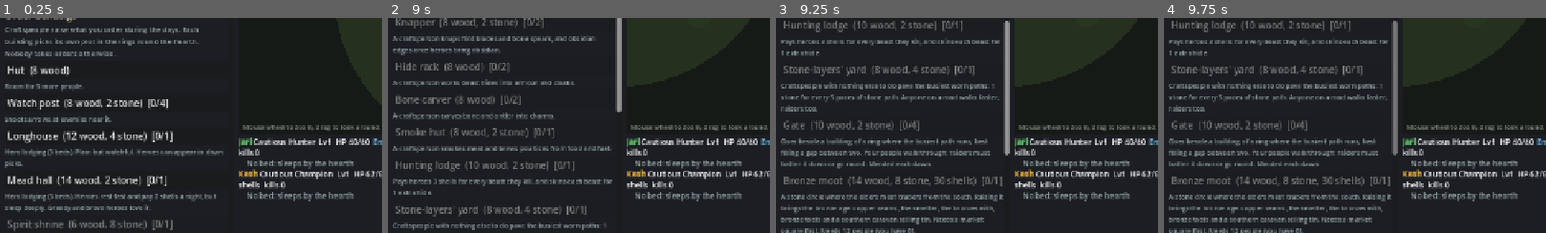
Above: before the commit, frames 1-4 (left to right).
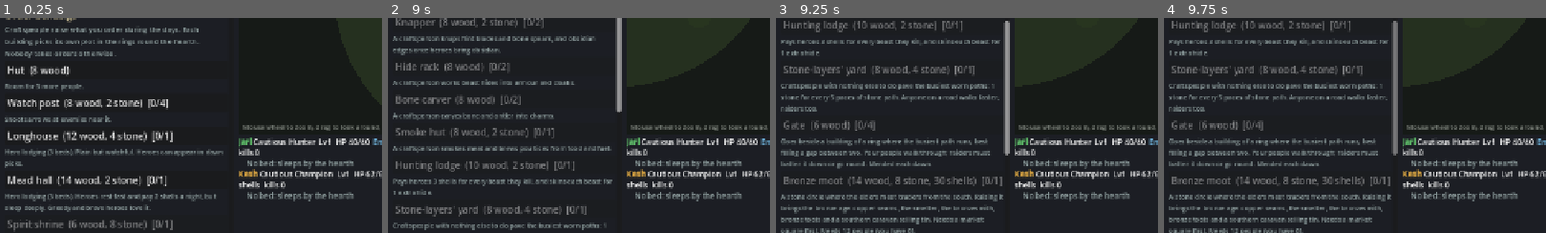
Above: after the commit, the same moments.

Repository: carltonbonks/YourEarthKeepsTurning-CityBuilder
Game: Godot game, scene res://game/main.tscn
Two runs of this game, one before a commit and one after it. Both use one fixed random seed, a clock stepped at 60 frames per second and the inputs below.
Inputs (mouse positions are % of the whole screen's width and height, from its top left):
- Up to frame 1 (0.25 s): no input
- Up to frame 2 (9 s): click "Hut (8 wood)" at 0.5 s; tap Enter at 1.25, 4.25, 5.75 s; drag from (65, 39) to (60, 28) at 1.27 s; drag from (30, 55) to (45, 70) at 2.02 s; click "Drying rack (5 wood) [0/2]" at 2.75 s; tap Space at 3.5, 5, 6.5 s; move the mouse to (60, 28) at 3.52 s; click (60, 28) at 3.67 s; drag from (45, 70) to (20, 35) at 4.27 s; move the mouse to (80, 65) at 5.02 s; click (80, 65) at 5.17 s; drag from (20, 35) to (35, 25) at 5.77 s; move the mouse to (55, 50) at 6.52 s; click (55, 50) at 6.67 s; drag from (35, 25) to (30, 55) at 7.27 s; move the mouse to (72, 45) at 8.02 s; click (72, 45) at 8.17 s; drag from (30, 55) to (45, 70) at 8.77 s
- Up to frame 3 (9.25 s): no input
- Up to frame 4 (9.75 s): move the mouse to (60, 28) at 9.52 s; click (60, 28) at 9.67 s
The pictures show only the part of the screen within x 0-50%, y 45-95%; the shares and areas given below are measured in that part.

Frames 1-2 are identical in both runs. In frame 3, 0.5% of the frame differs, in the area x 10-38%, y 47-53%; in frame 4, 0.5%.

Commit message:
Gates cost 6 wood; bot orders two from round 3
Co-Authored-By: Claude Opus 5.5 (1M context) <noreply@anthropic.com>
Claude-Session: https://claude.ai/code/session_01TSuBbEQkYHpuAmFApqT6H9

Diff:
--- a/data/buildings.json
+++ b/data/buildings.json
@@ -20,7 +20,7 @@
 	"smoke_hut": {"name": "Smoke hut", "text": "A craftsperson smokes meat and brews poultices from food and fuel.", "near": "market", "cost": {"wood": 8, "stone": 2}, "work": 25, "max": 1, "color": "#7a6050", "workshop": {"slots": 1}},
 	"hunting_lodge": {"name": "Hunting lodge", "text": "Pays heroes 3 shells for every beast they kill, and skins each bea …(193 unchanged characters)…
 	"stone_yard": {"name": "Stone-layers' yard", "text": "Craftspeople with nothing else to do pave the busiest worn paths …(196 unchanged characters)…
-	"gate": {"name": "Gate", "text": "Goes beside a building of …(149 unchanged characters)… awn.", "near": "gate", "cost": {"wood": 10, "stone": 2}, "work": 15, "max": 4, "gate_hp": 60, "color": "#9a6a38"},
+	"gate": {"name": "Gate", "text": "Goes beside a building of …(149 unchanged characters)… awn.", "near": "gate", "cost": {"wood": 6}, "work": 15, "max": 4, "gate_hp": 60, "color": "#9a6a38"},
 	"bronze_moot": {"name": "Bronze moot", "text": "A stone circle where the elders meet traders from the south. Raising i …(271 unchanged characters)…
 	"smelter": {"name": "Smelter", "text": "A craftsperson smelts cassiterite into tin, then copper and tin into bronze in …(203 unchanged characters)…
 	"bronzesmith": {"name": "Bronzesmith", "text": "A craftsperson casts bronze swords, axes, scale armour and torcs for the stalls.", "age": "bronze", "near": "market", "cost": {"wood": 8, "stone": 4}, "work": 30, "max": 1, "color": "#d09050", "workshop": {"slots": 1}}
--- a/sim/autoplayer.gd
+++ b/sim/autoplayer.gd
@@ -15,9 +15,10 @@
 ## "balanced" and "heroes" also open the arms and hide chains (market, knapper, hide rack, two stalls) from round 3,
 ## since the market is now the only place heroes can buy gear.
 var style := "balanced"
-## Gates: how many it orders at most (one a round, when a gap is free) and from which round.
+## Gates: how many it orders at most (after everything else, when a plot fits) and from which round.
+## Two from round 3 was worth about 2 points; free gates about 11, so the cost is what holds them back.
 ## balance_run.gd sets these with gates= and gate_round=.
-var gates := 0
+var gates := 2
 var gate_round := 3
 
 
--- a/tests/test_gate.gd
+++ b/tests/test_gate.gd
@@ -33,6 +33,15 @@
 		town._set_plot_solid(n, true)
 
 
+## Takes the seeded boulders and oaks away.
+func _clear(run: RunState) -> void:
+	var town := run.world.town
+	for n in town.plots.size():
+		if town.plots[n]["obstacle"] != "":
+			town.plots[n]["obstacle"] = ""
+			town._set_plot_solid(n, false)
+
+
 ## Many feet across plot k, so the gap there is the busiest.
 func _tread(run: RunState, k: int) -> void:
 	for i in run.world.town.plots[k]["cells"]:
@@ -62,11 +71,7 @@
 	var run := _run()
 	var k := _west_plot(run)
 	var town := run.world.town
-	# Clear the seeded boulders out of the way.
-	for n in town.plots.size():
-		if town.plots[n]["obstacle"] != "":
-			town.plots[n]["obstacle"] = ""
-			town._set_plot_solid(n, false)
+	_clear(run)
 	check_eq(town.choose_plot("gate"), -1, "nothing built, nowhere for a gate")
 	check(not run.can_build("gate"), "so it can't be ordered")
 	var side: int = town.ring_neighbours(k)[0]
@@ -78,6 +83,7 @@
 func test_gate_prefers_a_gap_then_the_feet() -> void:
 	var run := _run()
 	var town := run.world.town
+	_clear(run)
 	var k := _west_plot(run)
 	_fill(run, k, false)
 	# A second gap on the far side of the ring, with nobody walking through it.
Not shown, changed: CLAUDE.md
